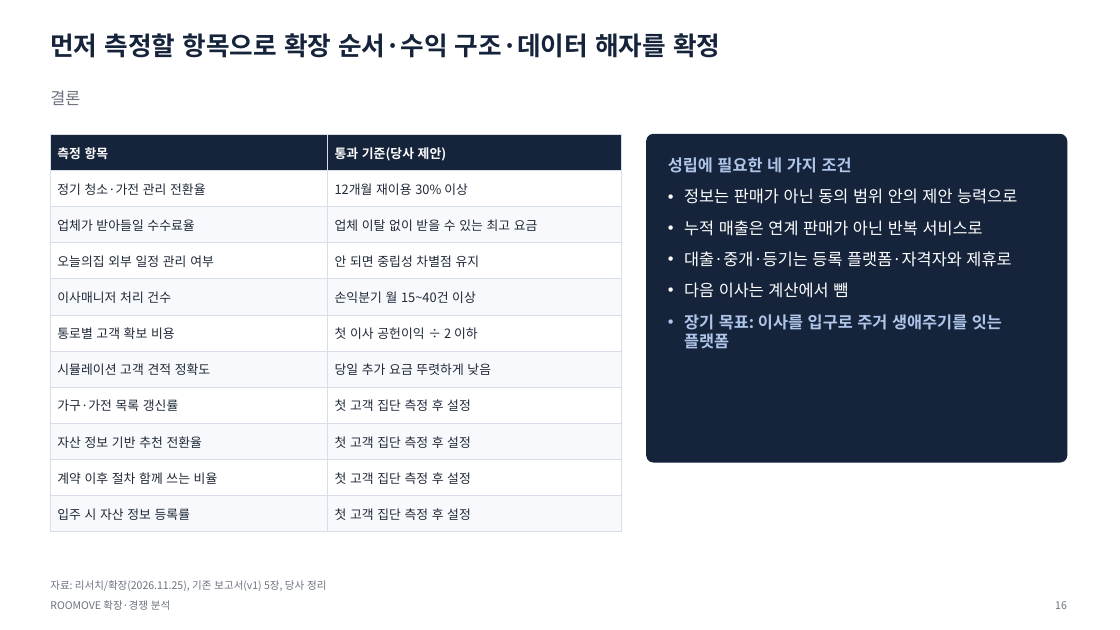
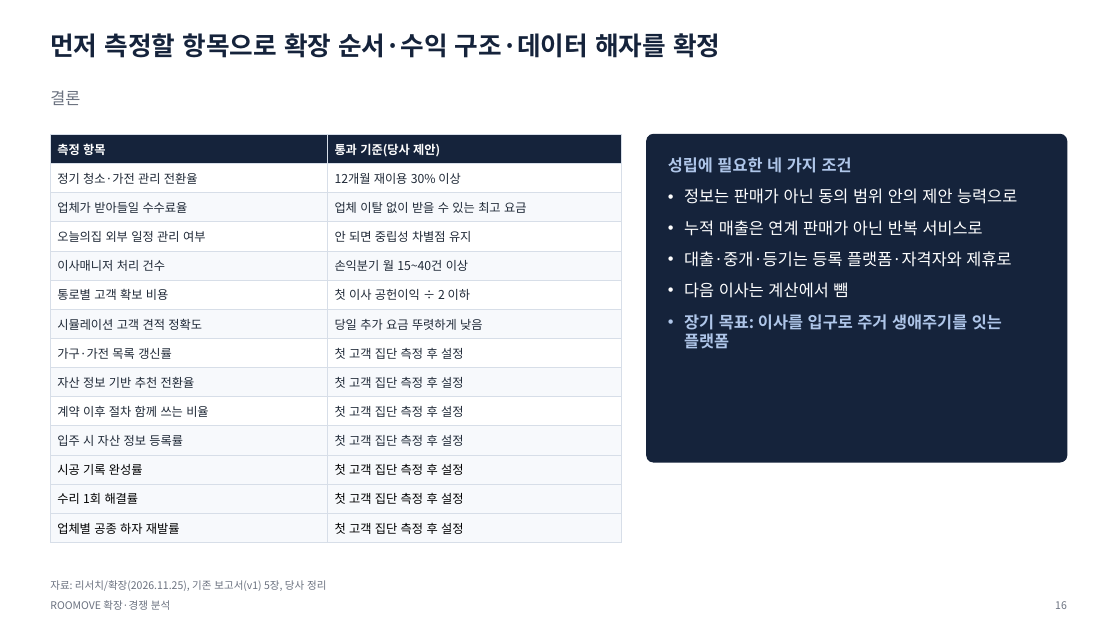
Before and after one commit to stwpst10-collab/teoo, a slide deck: slide 16 of 20-ROOMOVE/산출물/ROOMOVE 확장·경쟁 분석 발표 2026-11-27 v2.pptx. Drawn at 1120x630 pixels with LibreOffice and Linux fonts; fonts in the diff are those of the drawing. Boxes give left, top, right and bottom in pixels: in the first picture for what was removed or moved away, otherwise in the second. Text is boxed around its words. In the diff, an @@ line names an element or a change of style, - is before the commit and + after.

```diff
--- a/20-ROOMOVE/산출물/ROOMOVE 확장·경쟁 분석 발표 2026-11-27 v2.pptx
+++ b/20-ROOMOVE/산출물/ROOMOVE 확장·경쟁 분석 발표 2026-11-27 v2.pptx
@@ table at box(50, 134, 622, 538) @@
+row 12: 시공 기록 완성률 | 첫 고객 집단 측정 후 설정
+row 13: 수리 1회 해결률 | 첫 고객 집단 측정 후 설정
+row 14: 업체별 공종 하자 재발률 | 첫 고객 집단 측정 후 설정
```
Also in this commit, not shown: 3 other slides changed, 2 other files.
